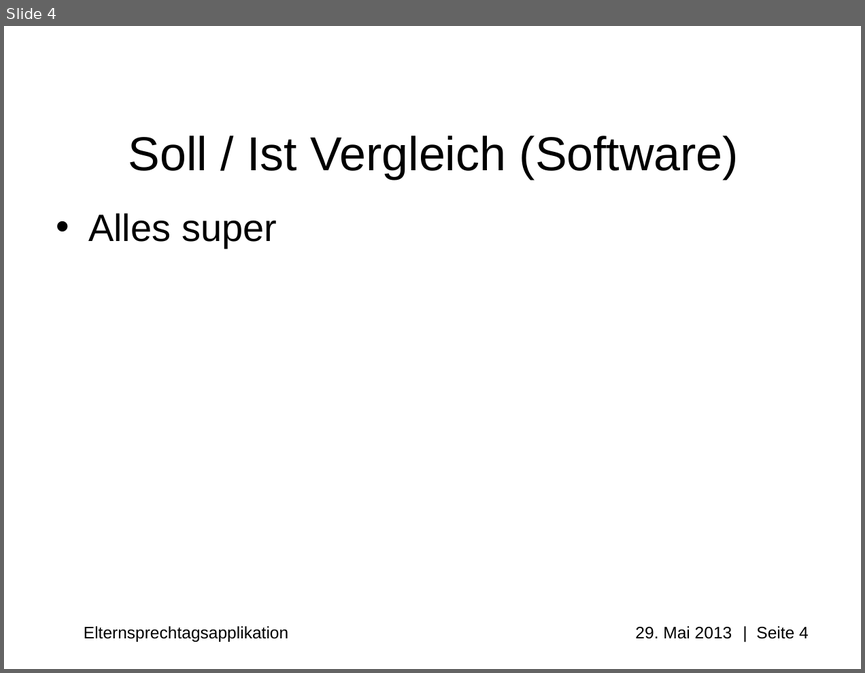
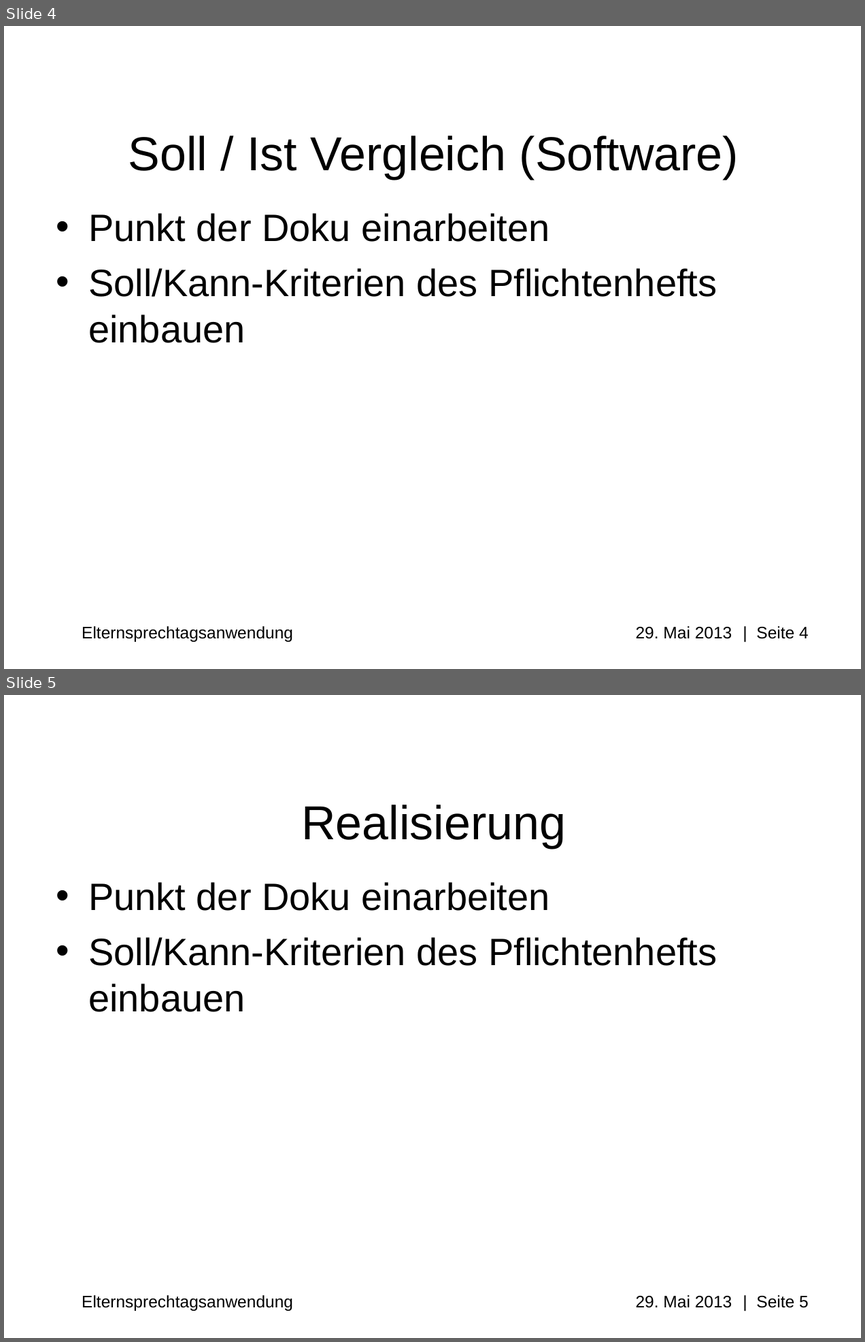
Before and after one commit to Professi/esta, a slide deck: docs/Praesentation/Elternsprechtagsapplikation(ESTA).ppt. Shown one above the other, each under a label of ours: slide 4 before the commit, slides 4 and 5 after it. The pictures are 865x673 and 865x1342 pixels, drawn with LibreOffice and Linux fonts; fonts in the diff are those of the drawing; background and template pictures are left out. Boxes give left, top, right and bottom in pixels: in the first picture for what was removed or moved away, otherwise in the second. Text is boxed around its words. In the diff, an @@ line names an element or a change of style, - is before the commit and + after.

```diff
--- a/docs/Praesentation/Elternsprechtagsapplikation(ESTA).ppt
+++ b/docs/Praesentation/Elternsprechtagsapplikation(ESTA).ppt
@@ slide 5 added at [4, 695, 861, 1338], background #FFFFFF; not listed: 1 template element that a slide beside it also shows @@
@@ title added at [301, 804, 566, 848], 40 pt, text #000000 @@
+Realisierung
@@ text added at [88, 882, 717, 1012], 32 pt, text #000000 @@
+• Punkt der Doku einarbeiten
+• Soll/Kann-Kriterien des Pflichtenhefts einbauen
@@ slide 4 changed as well @@
@@ text at [88, 213, 717, 343]: text changed @@
-• Alles super
+• Punkt der Doku einarbeiten
+• Soll/Kann-Kriterien des Pflichtenhefts einbauen
@@ text at [82, 626, 808, 641]: text changed @@
-Elternsprechtagsapplikation 29. Mai 2013 | Seite 4
+Elternsprechtagsanwendung 29. Mai 2013 | Seite 4
```
Also in this commit, not shown: 4 other slides changed, 2 other files.
